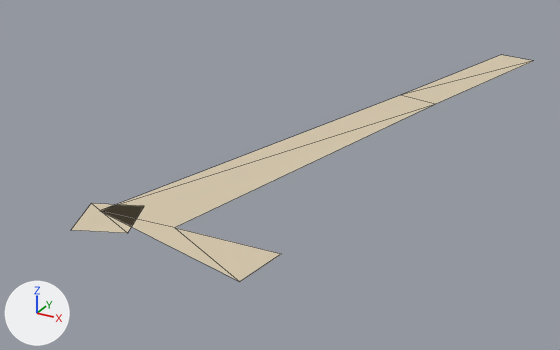
A saved change to the glTF model public/assets/bengaluru-region-v1/tiles/t-20_-30-l0.glb.
The view is the same before and after, from a camera (50 mm lens) standing at (-9738.8, -15034.5, 24.8) and looking at (-9769.8, -14978.2, -3.4). Every picture has the same lights, and +X, +Y and +Z are marked at lower left. The picture after the commit comes second. Mesh edges are drawn as thin lines.

Before the edit, the objects in view are built like this:
```python
me_ground = bpy.data.meshes.new('ground')
me_ground.from_pydata(...)  # 12 vertices, 8 faces; spans x 226.3..245.0, y -2.0..55.3, z 1.3
me_ground.materials.append(mat_ground)
ob_ground = bpy.data.objects.new('ground', me_ground)
ob_ground.location = (-10000.0, -15000.0, 0.0)
```
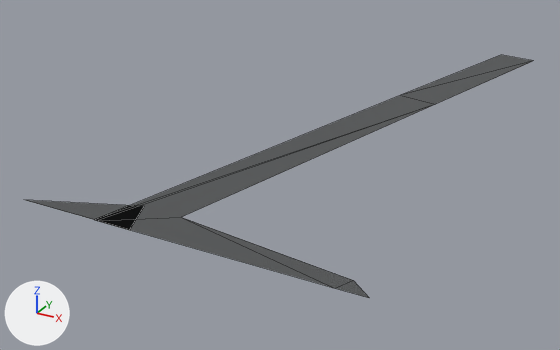
Pixel boxes [x1, y1, x2, y2] of what changed, in the pictures (560 x 350 px; the box of a moved part takes in the faces that stretch with it):
'ground', reshaped (10% wider, 7% taller): before [71, 55, 532, 281]; after [26, 55, 532, 298]
part 1 of me_ground, moved or reshaped: before [71, 95, 435, 281]; after [26, 95, 435, 298]
part 2 of me_ground, recoloured (beige to dark grey): [401, 55, 532, 104] in both

The change, as a diff of the scene's bpy script:
```diff
--- a/public/assets/bengaluru-region-v1/tiles/t-20_-30-l0.glb.py
+++ b/public/assets/bengaluru-region-v1/tiles/t-20_-30-l0.glb.py
@@ me_ground @@
 # used by ob_ground; location = (-10000.0, -15000.0, 0.0)
-me_ground.from_pydata(...)  # 12 vertices, 8 faces; spans x 226.3..245.0, y -2.0..55.3, z 1.3
+me_ground.from_pydata(...)  # 13 vertices, 9 faces; spans x 221.8..247.9, y 0.0..55.3, z 1.3
+# me_ground part 1
+# 7 vertices are removed from x 226.3..241.2, y -2.0..2.0, z 1.3
+# 6 faces are deleted
+# 8 vertices are added at x 221.8..247.9, y 0.0..3.1, z 1.3
+# 7 new faces join them
+# me_ground part 2: 2 kept faces spanning x 236.3..245.0, y 34.3..55.3, z 1.3 get new vertex colours; the middle colour goes from beige #d7c9ae to dark grey #535556
 me_ground.materials.append(mat_ground)
```
